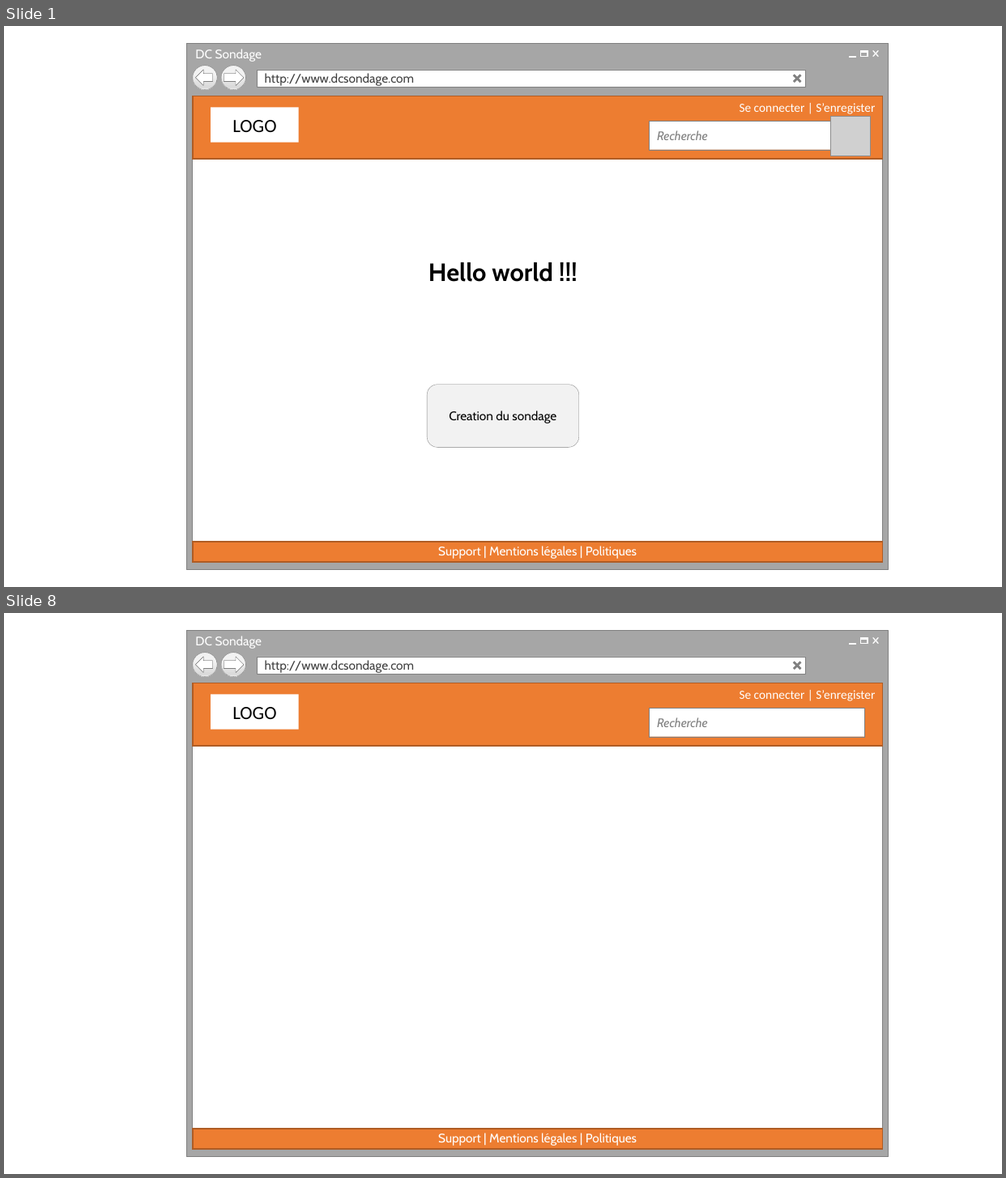
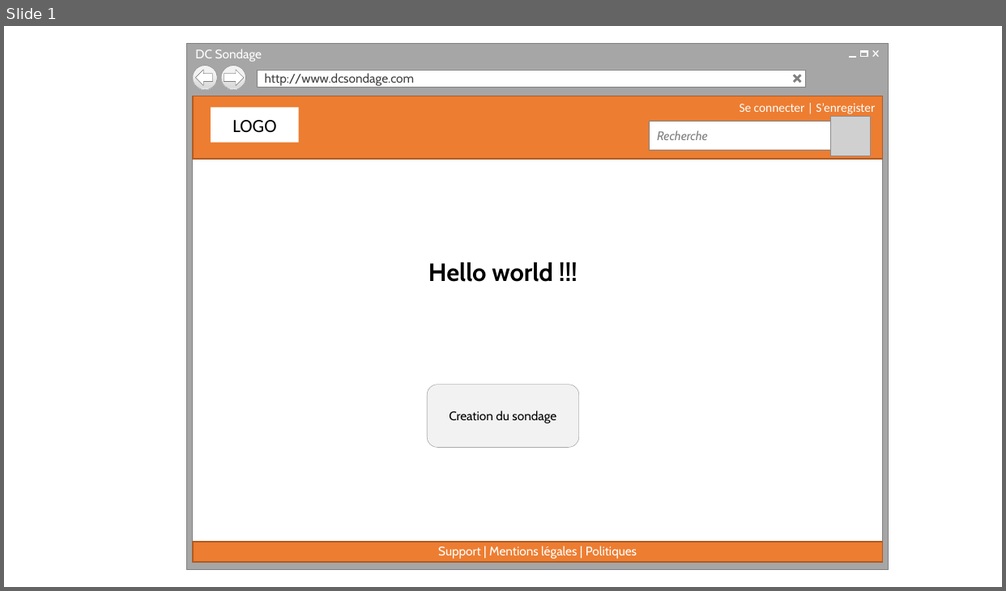
Before and after one commit to cedricbannelier/Projet1, a slide deck: maquetteWeb/maquetteProposition.pptx. Shown one above the other, each under a label of ours: slides 1 and 8 before the commit, slide 1 after it; the slides between them are not shown. The pictures are 1006x1178 and 1006x591 pixels, drawn with LibreOffice and Linux fonts; fonts in the diff are those of the drawing; grey boxes stand for pictures; background and template pictures are left out. Boxes give left, top, right and bottom in pixels: in the first picture for what was removed or moved away, otherwise in the second. Text is boxed around its words. In the diff, an @@ line names an element or a change of style, - is before the commit and + after.

```diff
--- a/maquetteWeb/maquetteProposition.pptx
+++ b/maquetteWeb/maquetteProposition.pptx
@@ slide 8 removed at <box>4,613,1002,1174</box>, background #FFFFFF @@
@@ rectangle removed at <box>193,683,883,747</box> @@
-Se connecter | S’enregister
@@ group removed at <box>187,630,889,1157</box>: 6 rectangles, 4 lines, 2 ellipses, 1 text, 1 left arrow, 1 right arrow @@
-DC Sondage
-http://www.dcsondage.com
@@ rectangle removed at <box>211,695,298,730</box> @@
-LOGO
@@ rectangle removed at <box>650,708,865,736</box> @@
-Recherche
@@ rectangle removed at <box>193,1129,883,1149</box> @@
-Support | Mentions légales | Politiques
```
Also in this commit, not shown: 5 slides changed, 19 slides added, 1 other slide removed, 2 other files.
